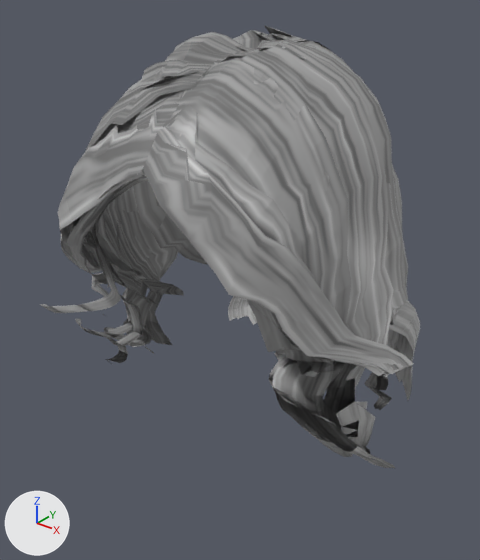
The glTF model public/models/daz_hair_hazel_wave.glb, before and after one commit.
One viewpoint serves both versions: a camera (50 mm lens) standing at (0.241, -0.317, 0.175) and looking at (-0.013, -0.001, -0.021). Every picture has the same lights, and +X, +Y and +Z are marked at lower left. The older version comes first. Vertices at exactly the same position are counted once.

The first picture shows 'daz_hair_hazel_wave'.
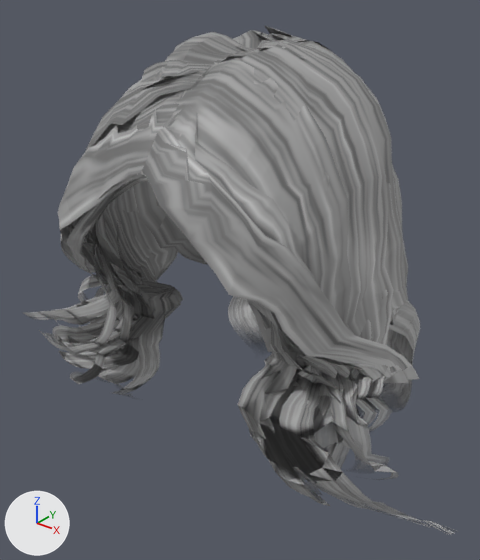
The change in detail:
Material 'daz_hair_hazel_wave_Mat' (mat_daz_hair_hazel_wave_mat_1) is new.
Its texture is img_image_0 (with its transparency).
Its roughness is 0.46.
me_daz_hair_hazel_wave is used by ob_daz_hair_hazel_wave; location (0.0, 0.0, 0.0).
me_daz_hair_hazel_wave had 3976 vertices, 5502 faces and spanned x -0.163..0.118, y -0.108..0.141, z -0.109..0.139.
me_daz_hair_hazel_wave now has 6009 vertices, 8030 faces and spans x -0.177..0.166, y -0.108..0.141, z -0.146..0.139.
me_daz_hair_hazel_wave part 1: 325 vertices moved from x -0.134..-0.046, y -0.081..0.009, z -0.099..-0.026 to x -0.134..-0.046, y -0.098..0.008, z -0.099..-0.026; 99 vertices removed from x -0.143..-0.049, y -0.081..-0.001, z -0.107..-0.031; 1019 vertices added at x -0.177..-0.039, y -0.101..0.003, z -0.13..0.025.
me_daz_hair_hazel_wave part 2: 228 vertices moved from x 0.039..0.115, y -0.05..0.011, z -0.104..-0.026 to x 0.039..0.115, y -0.075..0.01, z -0.105..-0.026; 48 vertices removed from x 0.048..0.118, y -0.042..0.0, z -0.107..-0.031; 638 vertices added at x 0.039..0.166, y -0.084..0.024, z -0.131..0.066.
me_daz_hair_hazel_wave part 3: 533 vertices added at x -0.071..0.094, y 0.052..0.126, z -0.146..-0.103.
me_daz_hair_hazel_wave part 4: 5315 faces spanning x -0.134..0.112, y -0.108..0.141, z -0.109..0.139 switch from mat_daz_hair_hazel_wave_mat to mat_daz_hair_hazel_wave_mat_1 (picture img_image_0).
Other edits to the shape of me_daz_hair_hazel_wave do not show in these pictures.

Location of each change, [x1, y1, x2, y2] in pixels of the pictures (480 x 560 px):
'daz_hair_hazel_wave', reshaped (15% wider, 15% taller): before [41, 26, 420, 468]; after [22, 26, 459, 535]
part 1 of me_daz_hair_hazel_wave, built on: before [41, 249, 184, 364]; after [22, 229, 183, 396]
part 2 of me_daz_hair_hazel_wave, built on: before [269, 315, 414, 468]; after [238, 290, 459, 535]
part 3 of me_daz_hair_hazel_wave, added (mostly hidden): after [230, 317, 408, 411]
part 4 of me_daz_hair_hazel_wave, edited (looks the same): [58, 26, 420, 401] in both
